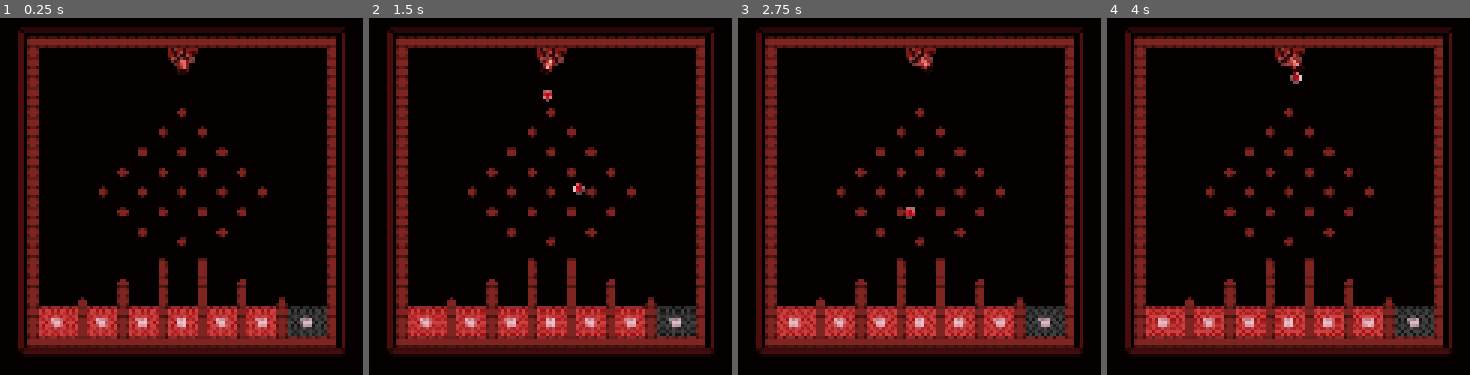
Above: before the commit, frames 1-4 (left to right).
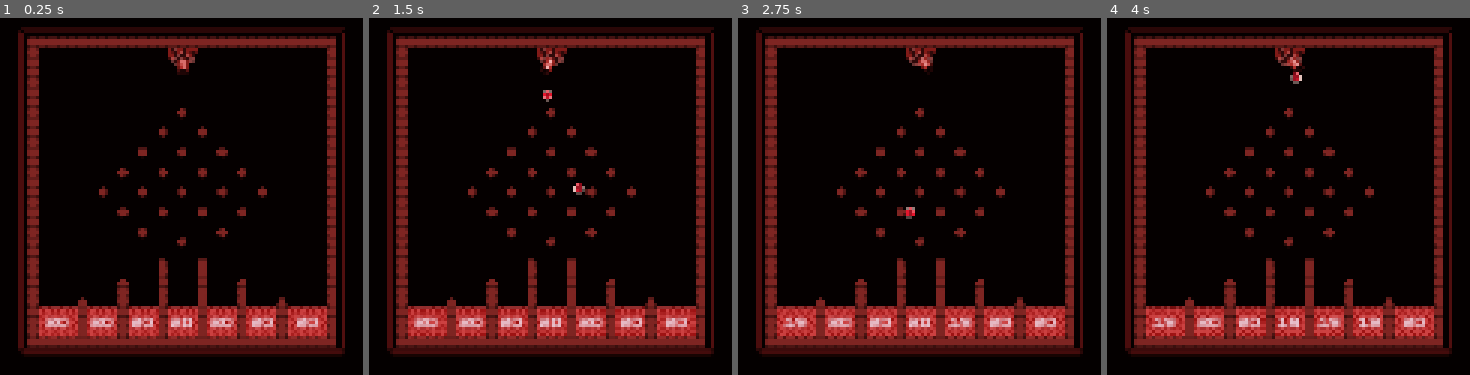
Above: after the commit, the same moments.

Repository: AlwaysAndross/CountdownJam
Game: Godot game, scene res://Scenes/Main.tscn
Same seed, same stepped clock (60 frames per second), same inputs: the game is played once before the commit and once after it.
Inputs (mouse positions are in pixels of both pictures, inside the frame that each line leads up to):
- Up to frame 1 (0.25 s): no input
- Up to frame 2 (1.5 s): tap Enter at 0.5 s; move the mouse to (outside the picture) at 0.52 s; click (outside the picture) at 0.6 s; tap Space at 1.25 s; move the mouse to (outside the picture) at 1.27 s; click (outside the picture) at 1.35 s
- Up to frame 3 (2.75 s): tap Enter at 2 s; move the mouse to (outside the picture) at 2.02 s; click (outside the picture) at 2.1 s
- Up to frame 4 (4 s): tap Space at 2.75 s; move the mouse to (outside the picture) at 2.77 s; click (outside the picture) at 2.85 s; tap Enter at 3.5 s; move the mouse to (outside the picture) at 3.52 s; click (outside the picture) at 3.6 s

The runs differ from the first frame. In frame 1, 1.7% of the frame differs, in the area x 12-91%, y 80-90%; in frame 2, 1.7%; in frame 3, 1.7%; in frame 4, 1.8%.

Commit message:
added bounce audio slot

Diff:
--- a/Scenes/ball.tscn
+++ b/Scenes/ball.tscn
@@ -3,12 +3,15 @@
 [ext_resource type="Texture2D" uid="uid://b3304b2vdbjrj" path="res://Sprites/Block.png" id="1_d60mj"]
 [ext_resource type="Script" uid="uid://bbwxyw6kogr5l" path="res://Scripts/ball.gd" id="1_ij5cq"]
 [ext_resource type="PackedScene" uid="uid://bko3gw82t0jff" path="res://Scenes/pop_ball_effect.tscn" id="2_376qj"]
+[ext_resource type="AudioStream" uid="uid://cjin85ilmofu0" path="res://Sounds2/00C4_000A.wav" id="4_yk4cr"]
 
 [sub_resource type="PhysicsMaterial" id="PhysicsMaterial_ij5cq"]
 bounce = 1.0
 
 [sub_resource type="CircleShape2D" id="CircleShape2D_d60mj"]
 radius = 4.0
+
+[sub_resource type="CircleShape2D" id="CircleShape2D_yk4cr"]
 
 [node name="Ball" type="RigidBody2D" unique_id=560762546]
 disable_mode = 2
@@ -30,5 +33,14 @@
 [node name="VisibleOnScreenNotifier2D" type="VisibleOnScreenNotifier2D" parent="." unique_id=1155195292]
 
 [node name="Bounce_Effect" type="AudioStreamPlayer" parent="." unique_id=41974532]
+stream = ExtResource("4_yk4cr")
+volume_db = -20.0
+
+[node name="Area2D" type="Area2D" parent="." unique_id=1889840968]
+
+[node name="CollisionShape2D" type="CollisionShape2D" parent="Area2D" unique_id=1186684699]
+shape = SubResource("CircleShape2D_yk4cr")
 
 [connection signal="screen_exited" from="VisibleOnScreenNotifier2D" to="." method="_on_visible_on_screen_notifier_2d_screen_exited"]
+[connection signal="body_entered" from="Area2D" to="." method="_on_area_2d_body_entered"]
+[connection signal="body_exited" from="Area2D" to="." method="_on_area_2d_body_exited"]
--- a/Scenes/pachinko_nodes/pachinko_node_A1.tscn
+++ b/Scenes/pachinko_nodes/pachinko_node_A1.tscn
@@ -50,8 +50,31 @@
 [node name="TileLayer" parent="." index="1" unique_id=1196776029]
 tile_map_data = PackedByteArray("AAABAAEAAAAAAAAAAAACAAEAAAAAAAAAAAABAAIAAAAAAAAAAAABAAMAAAAAAAAAAAABAAQAAAAAAAAAAAABAA …(2400 unchanged characters)…
 
-[node name="Destroy_zone2" parent="DestoryZones" parent_id_path=PackedInt32Array(2107329434) index="0" unique_id=956450642 instance=ExtResource("2_h4fh0")]
+[node name="Destroy_zone" parent="DestoryZones" parent_id_path=PackedInt32Array(2107329434) index="0" unique_id=163085372 instance=ExtResource("2_h4fh0")]
+position = Vector2(16, 224)
+new_zone = "A2"
+has_new_zone = true
+grid_color = Color(0.5464291, 0, 0, 1)
+area_start_hp = 20
+
+[node name="CollisionShape2D" parent="DestoryZones/Destroy_zone" index="1" unique_id=111973379]
+position = Vector2(16, 12)
+shape = SubResource("RectangleShape2D_ux5gs")
+
+[node name="DestustableBlocks" type="TileMapLayer" parent="DestoryZones/Destroy_zone" index="2" unique_id=218622363]
+z_index = 4
+texture_filter = 1
+position = Vector2(-16, -224)
+tile_map_data = PackedByteArray("AAACAB8AAAAAAAAAAAADAB8AAAAAAAAAAAAEAB8AAAAAAAAAAAAFAB8AAAAAAAAAAAA=")
+tile_set = SubResource("TileSet_iskk3")
+physics_quadrant_size = 8
+
+[node name="Destroy_zone2" parent="DestoryZones" parent_id_path=PackedInt32Array(2107329434) index="1" unique_id=956450642 instance=ExtResource("2_h4fh0")]
 position = Vector2(216, 224)
+new_zone = "A2"
+has_new_zone = true
+grid_color = Color(0.5464291, 0, 0, 1)
+area_start_hp = 20
 
 [node name="CollisionShape2D" parent="DestoryZones/Destroy_zone2" index="1" unique_id=111973379]
 position = Vector2(16, 12)
@@ -65,25 +88,12 @@
 tile_set = SubResource("TileSet_iskk3")
 physics_quadrant_size = 8
 
-[node name="Destroy_zone" parent="DestoryZones" parent_id_path=PackedInt32Array(2107329434) index="1" unique_id=163085372 instance=ExtResource("2_h4fh0")]
-position = Vector2(16, 224)
-grid_color = Color(0.5464291, 0, 0, 1)
-
-[node name="CollisionShape2D" parent="DestoryZones/Destroy_zone" index="1" unique_id=111973379]
-position = Vector2(16, 12)
-shape = SubResource("RectangleShape2D_ux5gs")
-
-[node name="DestustableBlocks" type="TileMapLayer" parent="DestoryZones/Destroy_zone" index="2" unique_id=218622363]
-z_index = 4
-texture_filter = 1
-position = Vector2(-16, -224)
-tile_map_data = PackedByteArray("AAACAB8AAAAAAAAAAAADAB8AAAAAAAAAAAAEAB8AAAAAAAAAAAAFAB8AAAAAAAAAAAA=")
-tile_set = SubResource("TileSet_iskk3")
-physics_quadrant_size = 8
-
 [node name="Destroy_zone3" parent="DestoryZones" parent_id_path=PackedInt32Array(2107329434) index="2" unique_id=293488267 instance=ExtResource("2_h4fh0")]
 position = Vector2(184, 224)
+new_zone = "A2"
+has_new_zone = true
 grid_color = Color(0.5464291, 0, 0, 1)
+area_start_hp = 20
 
 [node name="CollisionShape2D" parent="DestoryZones/Destroy_zone3" index="1" unique_id=111973379]
 position = Vector2(12, 12)
@@ -99,7 +109,10 @@
 
 [node name="Destroy_zone4" parent="DestoryZones" parent_id_path=PackedInt32Array(2107329434) index="3" unique_id=1335759674 instance=ExtResource("2_h4fh0")]
 position = Vector2(56, 224)
+new_zone = "A2"
+has_new_zone = true
 grid_color = Color(0.5464291, 0, 0, 1)
+area_start_hp = 20
 
 [node name="CollisionShape2D" parent="DestoryZones/Destroy_zone4" index="1" unique_id=111973379]
 position = Vector2(12, 12)
@@ -115,7 +128,10 @@
 
 [node name="Destroy_zone5" parent="DestoryZones" parent_id_path=PackedInt32Array(2107329434) index="4" unique_id=1153396776 instance=ExtResource("2_h4fh0")]
 position = Vector2(88, 224)
+new_zone = "A2"
+has_new_zone = true
 grid_color = Color(0.5464291, 0, 0, 1)
+area_start_hp = 20
 
 [node name="CollisionShape2D" parent="DestoryZones/Destroy_zone5" index="1" unique_id=111973379]
 position = Vector2(12, 12)
@@ -131,7 +147,10 @@
 
 [node name="Destroy_zone6" parent="DestoryZones" parent_id_path=PackedInt32Array(2107329434) index="5" unique_id=363700687 instance=ExtResource("2_h4fh0")]
 position = Vector2(152, 224)
+new_zone = "A2"
+has_new_zone = true
 grid_color = Color(0.5464291, 0, 0, 1)
+area_start_hp = 20
 
 [node name="CollisionShape2D" parent="DestoryZones/Destroy_zone6" index="1" unique_id=111973379]
 position = Vector2(12, 12)
@@ -147,7 +166,10 @@
 
 [node name="Destroy_zone7" parent="DestoryZones" parent_id_path=PackedInt32Array(2107329434) index="6" unique_id=250722229 instance=ExtResource("2_h4fh0")]
 position = Vector2(120, 224)
+new_zone = "A2"
+has_new_zone = true
 grid_color = Color(0.5464291, 0, 0, 1)
+area_start_hp = 20
 
 [node name="CollisionShape2D" parent="DestoryZones/Destroy_zone7" index="1" unique_id=111973379]
 position = Vector2(12, 12)
--- a/Scenes/pachinko_nodes/pachinko_node_A2.tscn
+++ b/Scenes/pachinko_nodes/pachinko_node_A2.tscn
@@ -42,69 +42,67 @@
 
 [node name="Destroy_zone" parent="DestoryZones" parent_id_path=PackedInt32Array(2107329434) index="0" unique_id=163085372 instance=ExtResource("2_h8806")]
 position = Vector2(144, 40)
-grid_color = Color(0.09104455, 0.25564402, 0.3446429, 1)
-area_start_hp = 5
+grid_color = Color(0.5464291, 0, 0, 1)
+area_start_hp = 20
 
 [node name="CollisionShape2D" parent="DestoryZones/Destroy_zone" index="1" unique_id=111973379]
-visible = true
 position = Vector2(12, 8)
 shape = SubResource("RectangleShape2D_h8806")
 
 [node name="Destroy_zone2" parent="DestoryZones" parent_id_path=PackedInt32Array(2107329434) index="1" unique_id=166806764 instance=ExtResource("2_h8806")]
 position = Vector2(56, 208)
-area_start_hp = 30
+grid_color = Color(0.5464291, 0, 0, 1)
+area_start_hp = 20
 
 [node name="CollisionShape2D" parent="DestoryZones/Destroy_zone2" index="1" unique_id=111973379]
-visible = true
 position = Vector2(16, 8)
 shape = SubResource("RectangleShape2D_gtujo")
 
 [node name="Destroy_zone3" parent="DestoryZones" parent_id_path=PackedInt32Array(2107329434) index="2" unique_id=31122161 instance=ExtResource("2_h8806")]
 position = Vector2(120, 208)
+grid_color = Color(0.5464291, 0, 0, 1)
 area_start_hp = 20
 
 [node name="CollisionShape2D" parent="DestoryZones/Destroy_zone3" index="1" unique_id=111973379]
-visible = true
 position = Vector2(8, 8)
 shape = SubResource("RectangleShape2D_5bc42")
 
 [node name="Destroy_zone4" parent="DestoryZones" parent_id_path=PackedInt32Array(2107329434) index="3" unique_id=694779952 instance=ExtResource("2_h8806")]
 position = Vector2(176, 208)
+grid_color = Color(0.5464291, 0, 0, 1)
 area_start_hp = 20
 
 [node name="CollisionShape2D" parent="DestoryZones/Destroy_zone4" index="1" unique_id=111973379]
-visible = true
 position = Vector2(8, 8)
 shape = SubResource("RectangleShape2D_5bc42")
 
 [node name="Destroy_zone5" parent="DestoryZones" parent_id_path=PackedInt32Array(2107329434) index="4" unique_id=5817104 instance=ExtResource("2_h8806")]
 position = Vector2(224, 208)
-area_start_hp = 30
+grid_color = Color(0.5464291, 0, 0, 1)
+area_start_hp = 20
 
 [node name="CollisionShape2D" parent="DestoryZones/Destroy_zone5" index="1" unique_id=111973379]
-visible = true
 position = Vector2(16, 8)
 shape = SubResource("RectangleShape2D_vjt6d")
 
 [node name="Destroy_zone6" parent="DestoryZones" parent_id_path=PackedInt32Array(2107329434) index="5" unique_id=2141132087 instance=ExtResource("2_h8806")]
 position = Vector2(152, 208)
-grid_color = Color(0.09104455, 0.25564402, 0.3446429, 1)
-area_start_hp = 30
+grid_color = Color(0.5464291, 0, 0, 1)
+area_start_hp = 20
 
 [node name="CollisionShape2D" parent="DestoryZones/Destroy_zone6" index="1" unique_id=111973379]
-visible = true
 position = Vector2(4, 8)
 shape = SubResource("RectangleShape2D_l87bp")
 
 [node name="Destroy_zone7" parent="DestoryZones" parent_id_path=PackedInt32Array(2107329434) index="6" unique_id=337732987 node_paths=PackedStringArray("destroy_blocks") instance=ExtResource("2_h8806")]
 position = Vector2(16, 120)
 new_zone = "A3"
-grid_color = Color(0.40580523, 0.017825536, 0.36695826, 1)
-area_start_hp = 1
+has_new_zone = true
+grid_color = Color(0.5464291, 0, 0, 1)
+area_start_hp = 20
 destroy_blocks = [NodePath("DestustableBlocks")]
 
 [node name="CollisionShape2D" parent="DestoryZones/Destroy_zone7" index="1" unique_id=111973379]
-visible = true
 position = Vector2(4, 24)
 shape = SubResource("RectangleShape2D_2h7am")
 
@@ -114,33 +112,30 @@
 
 [node name="Destroy_zone8" parent="DestoryZones" parent_id_path=PackedInt32Array(2107329434) index="7" unique_id=1803909979 instance=ExtResource("2_h8806")]
 position = Vector2(288, 120)
-grid_color = Color(0.40580523, 0.017825536, 0.36695826, 1)
-area_start_hp = 40
+grid_color = Color(0.5464291, 0, 0, 1)
+area_start_hp = 20
 
 [node name="CollisionShape2D" parent="DestoryZones/Destroy_zone8" index="1" unique_id=111973379]
-visible = true
 position = Vector2(8, 24)
 shape = SubResource("RectangleShape2D_2h7am")
 
 [node name="Destroy_zone9" parent="DestoryZones" parent_id_path=PackedInt32Array(2107329434) index="8" unique_id=1063319293 instance=ExtResource("2_h8806")]
 position = Vector2(40, 208)
 is_infinite = true
-grid_color = Color(0.19076231, 0.19076234, 0.19076231, 1)
-area_start_hp = 40
+grid_color = Color(0.5464291, 0, 0, 1)
+area_start_hp = 20
 
 [node name="CollisionShape2D" parent="DestoryZones/Destroy_zone9" index="1" unique_id=111973379]
-visible = true
 position = Vector2(4, 8)
 shape = SubResource("RectangleShape2D_epxfk")
 
 [node name="Destroy_zone10" parent="DestoryZones" parent_id_path=PackedInt32Array(2107329434) index="9" unique_id=1413261629 instance=ExtResource("2_h8806")]
 position = Vector2(264, 208)
 is_infinite = true
-grid_color = Color(0.19076231, 0.19076234, 0.19076231, 1)
-area_start_hp = 40
+grid_color = Color(0.5464291, 0, 0, 1)
+area_start_hp = 20
 
 [node name="CollisionShape2D" parent="DestoryZones/Destroy_zone10" index="1" unique_id=111973379]
-visible = true
 position = Vector2(4, 8)
 shape = SubResource("RectangleShape2D_ipqvp")
 
--- a/Scripts/ball.gd
+++ b/Scripts/ball.gd
@@ -6,9 +6,9 @@
 @export var max_speed: float = 400.0
 @export var pop_effect : PackedScene
 @onready var bounce_effect: AudioStreamPlayer = $Bounce_Effect
+var bounced = false
 
 func _ready() -> void:
-	bounce_effect.play()
 	var rand = randf_range(-1,1)
 	var mass_rand = randf_range(1,3)
 	mass = mass_rand
@@ -32,3 +32,13 @@
 
 func _on_visible_on_screen_notifier_2d_screen_exited() -> void:
 	destory()
+
+
+func _on_area_2d_body_entered(body: Node2D) -> void:
+	print(body)
+	bounce_effect.play()
+	bounced = true
+
+
+func _on_area_2d_body_exited(body: Node2D) -> void:
+	bounced = false
Not shown: 1 places in Scenes/pachinko_nodes/pachinko_node_A1.tscn that only renumber resources
Not shown, added: Sounds2/00C4_000A.wav.import
Not shown, added: Sounds2/00C4_000A.wav
